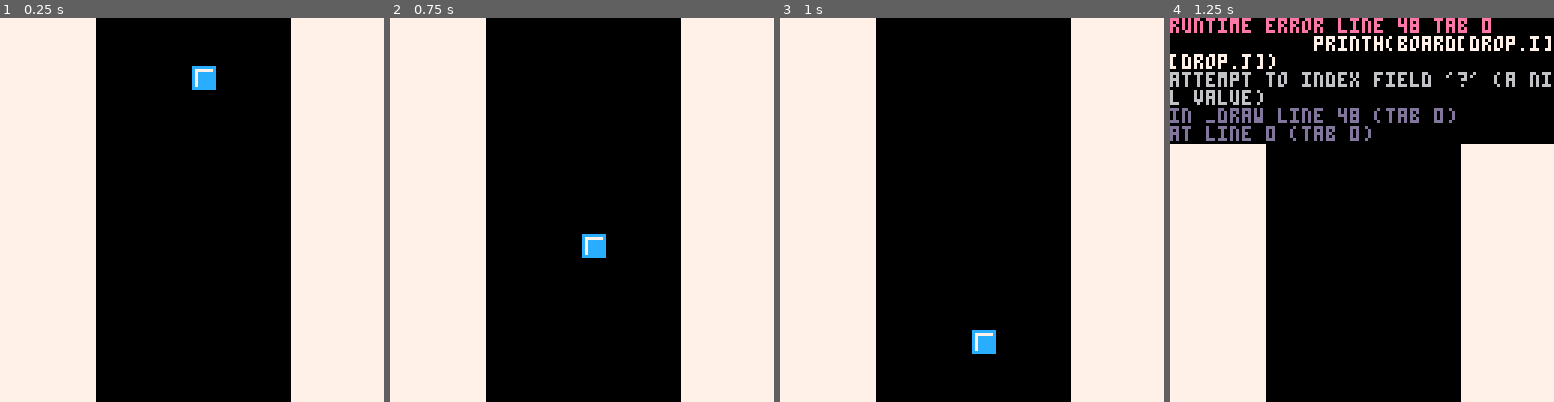
Above: before the commit, frames 1-4 (left to right).
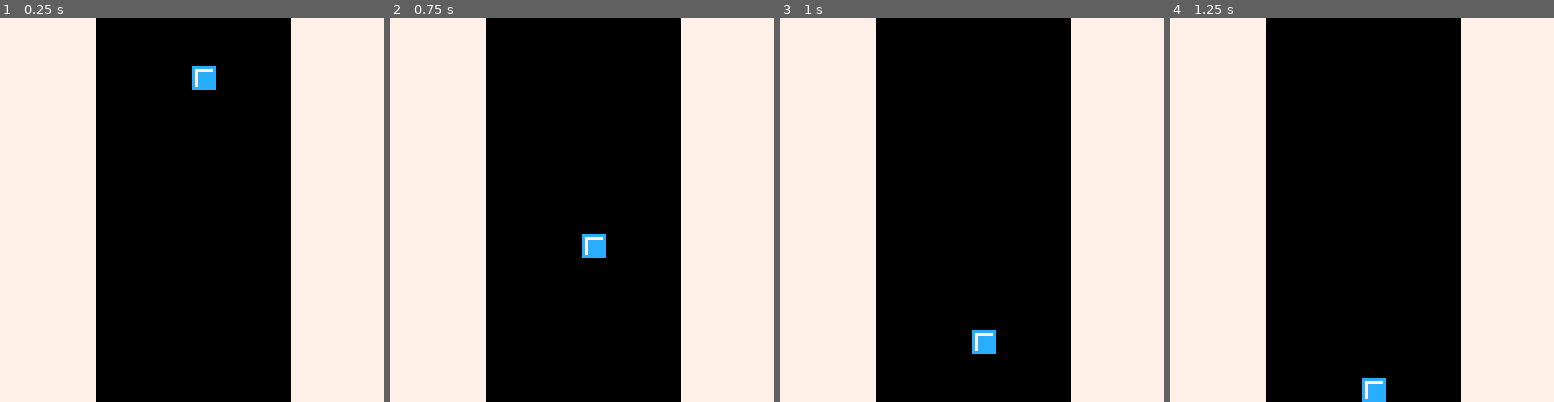
Above: after the commit, the same moments.

Repository: snipem/cavalcade
Game: PICO-8 cartridge columns.p8
Same seed, same stepped clock (60 frames per second), same inputs: the game is played once before the commit and once after it.
Inputs:
- Up to frame 1 (0.25 s): no input
- Up to frame 2 (0.75 s): no input
- Up to frame 3 (1 s): no input
- Up to frame 4 (1.25 s): no input

Frames 1-3 are identical in both runs. In frame 4, 19% of the frame differs, in the area x 0-100%, y 0-100%.
Error before the commit: runtime error line 48 tab 0; printh(board[drop.i][drop.j]); attempt to index field '?' (a nil value)

Commit message:
Drop with borders

Diff:
--- a/columns.p8
+++ b/columns.p8
@@ -14,11 +14,14 @@
 drop.i = 0
 drop.j = 3
 
+MAX_LINES = 16
+MAX_COLUMNS = 5
+
 function reset_board()
     printh("Resetting board...")
-    for i=0,16 do
+    for i=0,MAX_LINES do
     board[i] = {}     -- create a new row
-        for j=0,5 do
+        for j=0,MAX_COLUMNS do
             slot = {}
             slot.empty = false
             -- start from below
@@ -36,7 +39,17 @@
 end
 
 function _update()
-    drop.i +=1
+    if drop.i < MAX_LINES-1 then
+        drop.i +=1
+
+        if btn(1) and drop.j < MAX_COLUMNS then
+            drop.j += 1
+        elseif btn(0) and drop.j > 0 then
+            drop.j -= 1
+        end
+
+    end
+    printh(drop.i)
 end
 
 function _draw ()
@@ -45,10 +58,10 @@
     rectfill(0, 0, 128, 128, 7)
     rectfill(bottom_left, 0, bottom_right, 128, 0)
 
-    for i=0,16 do
-        for j=0,5 do
+    for i=0,MAX_LINES do
+        for j=0,MAX_COLUMNS do
             -- spr(1, board[i][j].x, board[i][j].y)
-            printh(board[drop.i][drop.j])
+            -- printh(board[drop.i][drop.j])
             -- printh(drop.j)
             spr(1, board[drop.i][drop.j].x, board[drop.i][drop.j].y)
             -- slot = {}
